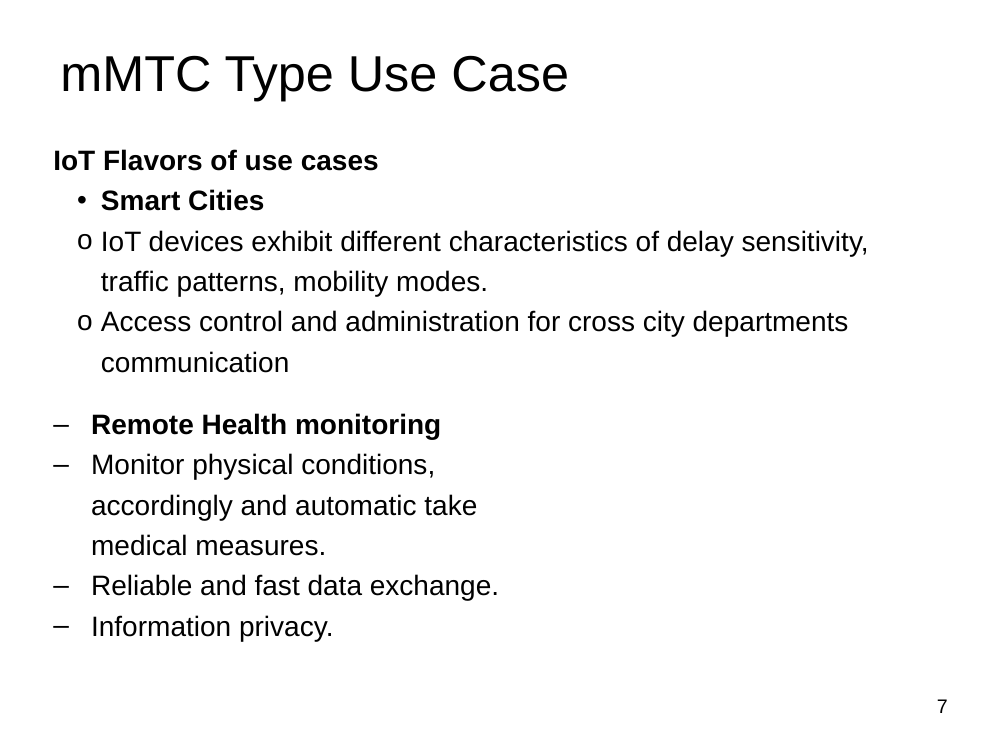
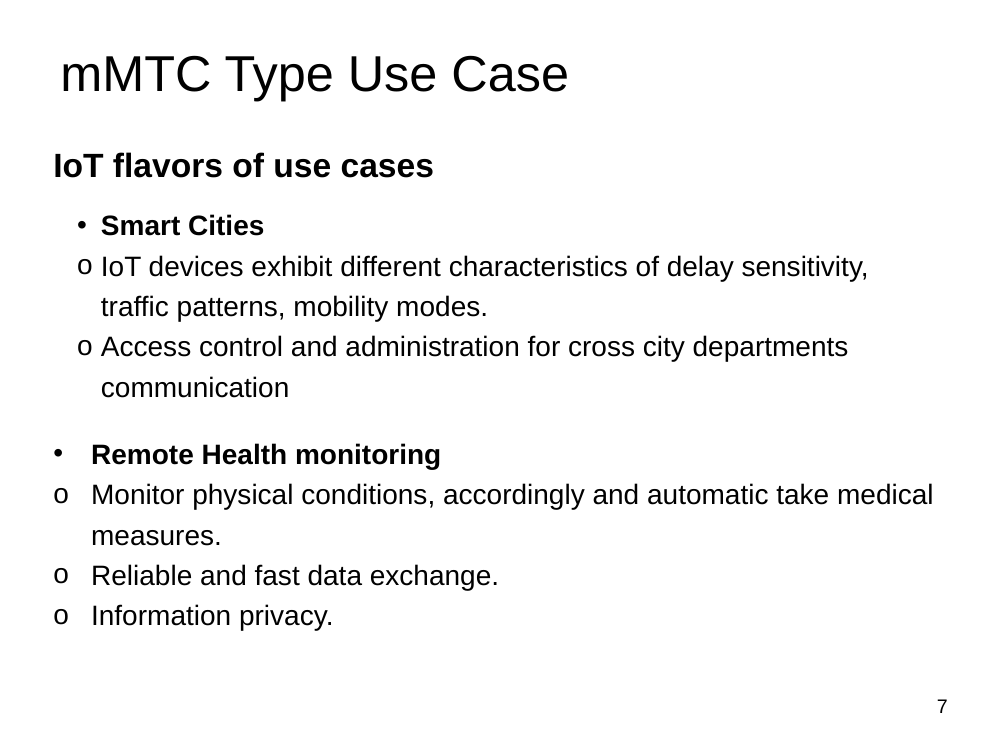
Before and after one commit to netslices/IETF-NetSlices, a slide deck: slide 7 of IETF98_Sidemeeting02/Network Slicing Use Cases_01.ppt. Drawn at 1008x756 pixels with LibreOffice and Linux fonts; fonts in the diff are those of the drawing. Boxes give left, top, right and bottom in pixels: in the first picture for what was removed or moved away, otherwise in the second. Text is boxed around its words. In the diff, an @@ line names an element or a change of style, - is before the commit and + after.

Commit message:
modified use cases doc

```diff
--- a/IETF98_Sidemeeting02/Network Slicing Use Cases_01.ppt
+++ b/IETF98_Sidemeeting02/Network Slicing Use Cases_01.ppt
@@ text at bbox=[53, 152, 434, 178]: text changed; size 20 to 24 pt @@
-  IoT Flavors of use cases
+  IoT flavors of use cases
@@ text at bbox=[101, 214, 264, 236]: more space between paragraphs @@
@@ text "Remote Health monitoring": place and size @@
-text "Remote Health monitoring" at bbox=[91, 413, 499, 641]
+text "Remote Health monitoring" at bbox=[91, 443, 934, 630]
@@ text "Remote Health monitoring" at bbox=[91, 443, 934, 630]: bullet ‒ to •; bullet ‒ to o @@
```
Also in this commit, not shown: 7 other slides changed.
